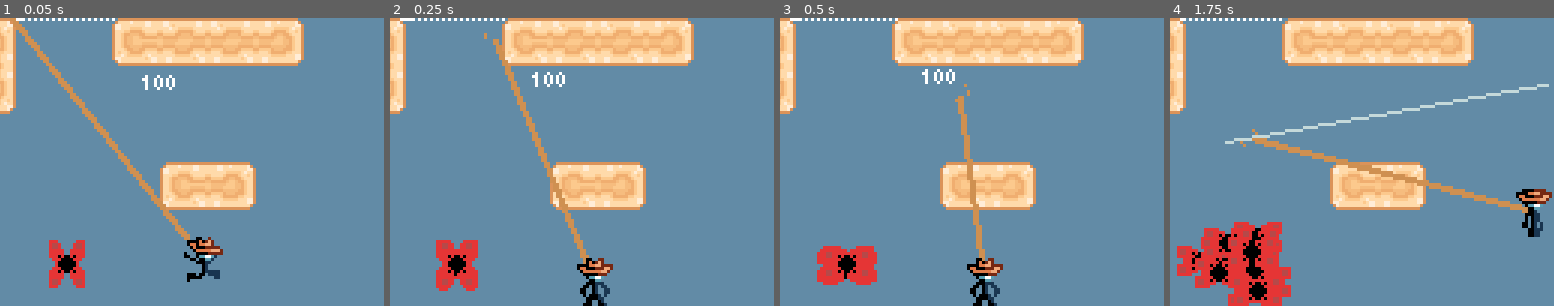
Above: before the commit, frames 1-4 (left to right).
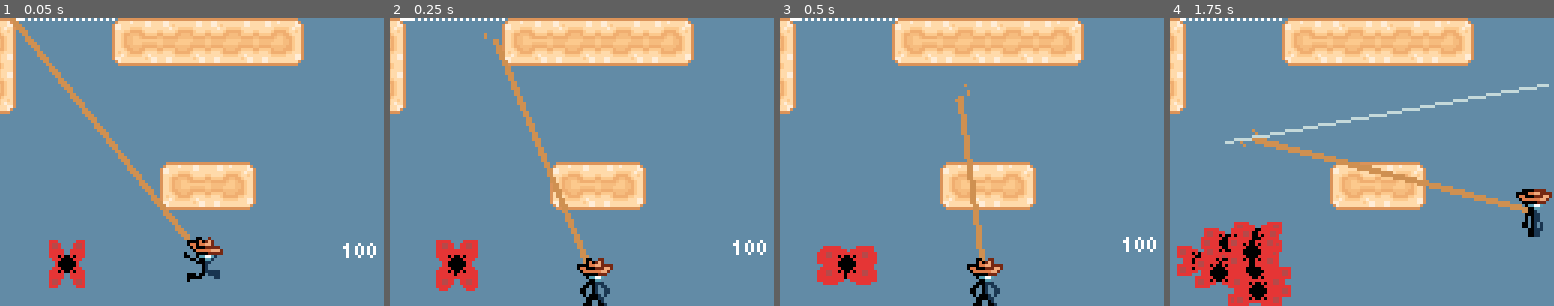
Above: after the commit, the same moments.

Repository: Jcodefox/GMTK-2025
Game: Godot game, scene res://scenes/topscenes/gameplay_topscene.tscn
Two runs of this game, one before a commit and one after it. Both use one fixed random seed, a clock stepped at 60 frames per second and the inputs below.
Inputs (mouse positions are % of the whole screen's width and height, from its top left):
- Up to frame 1 (0.05 s): no input
- Up to frame 2 (0.25 s): no input
- Up to frame 3 (0.5 s): no input
- Up to frame 4 (1.75 s): move the mouse to (72, 45) at 0.52 s; hold D (move_right) from 0.53 s (still down); tap Space (move_jump) at 0.77, 1.52 s; move the mouse to (30, 55) at 1.27 s
The pictures show only the part of the screen within x 23-73%, y 33-83%; the shares and areas given below are measured in that part.

The runs differ from the first frame. In frame 1, 0.4% of the frame differs, in the area x 36-98%, y 19-84%; in frame 2, 0.4%; in frame 3, 0.4%; in frame 4, nothing differs.

Commit message:
Update floating score num

Diff:
--- a/scenes/topscenes/gameplay_topscene.tscn
+++ b/scenes/topscenes/gameplay_topscene.tscn
@@ -140,7 +140,7 @@
 position = Vector2(81, 146)
 
 [node name="FloatScoreNum" parent="." instance=ExtResource("9_rfs2g")]
-offset_left = 106.0
-offset_top = 81.0
-offset_right = 156.0
-offset_bottom = 99.0
+offset_left = 173.0
+offset_top = 137.0
+offset_right = 223.0
+offset_bottom = 155.0
--- a/scripts/prefabs/float_score_num.gd
+++ b/scripts/prefabs/float_score_num.gd
@@ -4,7 +4,6 @@
 
 func _ready():
 	self.text = str(point_value)
-	print(self.size)
 
 var cumulative_delta: float = 0
 func _process(delta):
